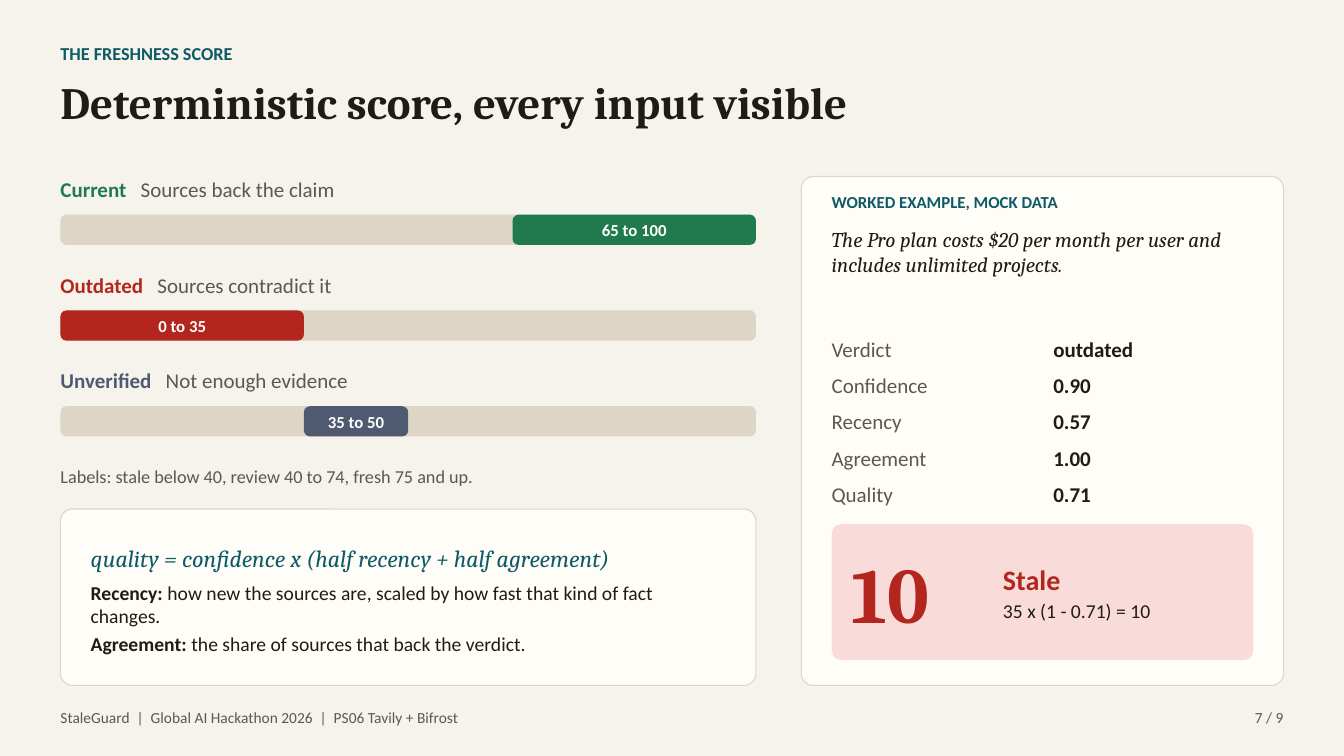
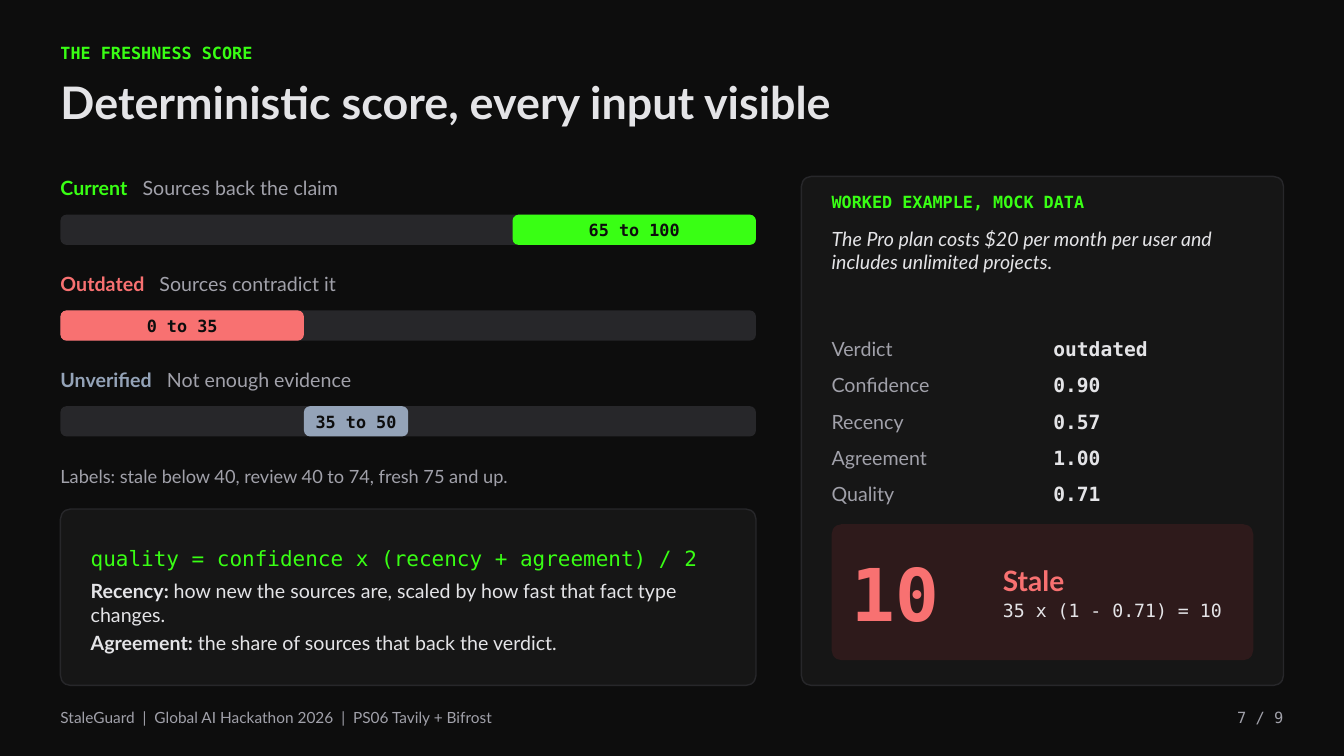
Before and after one commit to 6rzan/StaleGuard, a slide deck: slide 7 of docs/pitch/StaleGuard-pitch.pptx. Drawn at 1344x756 pixels with LibreOffice and Linux fonts; fonts in the diff are those of the drawing. Boxes give left, top, right and bottom in pixels: in the first picture for what was removed or moved away, otherwise in the second. Text is boxed around its words. In the diff, an @@ line names an element or a change of style, - is before the commit and + after.

Commit message:
docs: pitch deck in the new dark theme with Groq and xAI

```diff
--- a/docs/pitch/StaleGuard-pitch.pptx
+++ b/docs/pitch/StaleGuard-pitch.pptx
@@ background #F6F3EC to #0D0D0D @@
@@ text "THE FRESHNESS SCORE" at <box>60,46,252,60</box>: size 13 to 12 pt, font Calibri to DejaVu Sans Mono, text colour #0E5A66 to #39FF14; line spacing 15.6pt to 14.4pt @@
@@ text "Deterministic score, every input visible" at <box>60,85,831,127</box>: font Cambria to Lato, text colour #1F1B16 to #E4E4E7 @@
@@ text "Current Sources back the claim" at <box>60,180,339,195</box>: size 15 to 14 pt, font Calibri to Lato; text colour #1F7A4D to #39FF14 in "Current"; text colour #5E574C to #A1A1AA in "Sources back the claim"; line spacing 18pt to 16.8pt @@
@@ rounded rectangle at <box>802,176,1284,686</box>: fill #FFFDF8 to #161616; outline #DDD5C6 0.75 pt to #27272A 1 pt; proportions changed @@
@@ text "WORKED EXAMPLE, MOCK DATA" at <box>832,195,1084,211</box>: font Calibri to DejaVu Sans Mono, text colour #0E5A66 to #39FF14 @@
@@ rounded rectangle at <box>512,215,756,245</box>: fill #1F7A4D to #39FF14 @@
@@ text "The Pro plan costs $20 ..." at <box>832,230,1212,273</box>: size 15 to 14 pt, font Cambria to Lato, text colour #1F1B16 to #E4E4E7; line spacing 18pt to 16.8pt @@
@@ text "Outdated Sources contradict it" at <box>60,276,336,291</box>: size 15 to 14 pt, font Calibri to Lato; text colour #B3261E to #F87171 in "Outdated"; text colour #5E574C to #A1A1AA in "Sources contradict it"; line spacing 18pt to 16.8pt @@
@@ rounded rectangle at <box>60,311,304,341</box>: fill #B3261E to #F87171 @@
@@ text "Unverified Not enough evidence" at <box>60,372,351,391</box>: size 15 to 14 pt, font Calibri to Lato; text colour #4F5A70 to #94A3B8 in "Unverified"; text colour #5E574C to #A1A1AA in "Not enough evidence"; line spacing 18pt to 16.8pt @@
@@ fill #DDD5C6 to #27272A in 3 elements at <box>60,215,756,245</box>, <box>60,311,756,341</box>, <box>60,406,756,437</box> @@
@@ font Calibri to DejaVu Sans Mono, text colour #FFFFFF to #0D0D0D in 3 elements at <box>589,223,679,237</box>, <box>147,319,217,333</box>, <box>316,415,396,428</box> @@
@@ rounded rectangle at <box>304,406,408,437</box>: fill #4F5A70 to #94A3B8 @@
@@ text "Labels: stale below 40, review ..." at <box>60,469,508,486</box>: font Calibri to Lato, text colour #5E574C to #A1A1AA @@
@@ size 15 to 14 pt, font Calibri to Lato, text colour #5E574C to #A1A1AA; line spacing 18pt to 16.8pt in 5 elements at <box>832,341,893,356</box>, <box>832,377,930,392</box>, <box>832,415,904,433</box>, <box>832,451,927,469</box>, <box>832,486,895,505</box> @@
@@ size 15 to 14 pt, font Calibri to DejaVu Sans Mono, text colour #1F1B16 to #E4E4E7; line spacing 18pt to 16.8pt in 5 elements at <box>1053,341,1147,357</box>, <box>1053,377,1100,393</box>, <box>1053,414,1100,430</box>, <box>1053,450,1100,466</box>, <box>1053,486,1100,502</box> @@
@@ rounded rectangle at <box>60,509,756,686</box>: fill #FFFDF8 to #161616; outline #DDD5C6 0.75 pt to #27272A 1 pt; proportions changed @@
@@ rounded rectangle at <box>832,524,1253,660</box>: fill #F9DCDA to #2E1A1B @@
@@ text "10" at <box>852,567,940,622</box>: size 56 to 52 pt, font Cambria to DejaVu Sans Mono, text colour #B3261E to #F87171; line spacing 67.2pt to 62.4pt @@
@@ text "Stale" at <box>1003,570,1222,620</box>: font Calibri to Lato, text colour #B3261E to #F87171 in "Stale"; size 14 to 13 pt, font Calibri to DejaVu Sans Mono, text colour #1F1B16 to #E4E4E7 in "35 x (1 - 0.71) = 10"; line spacing 16.8pt to 15.6pt @@
@@ text at <box>91,550,697,626</box>: text changed; font Calibri to Lato; text colour #1F1B16 to #E4E4E7 @@
-quality = confidence x (half recency + half agreement)
-Recency: how new the sources are, scaled by how fast that kind of fact changes.
+quality = confidence x (recency + agreement) / 2
+Recency: how new the sources are, scaled by how fast that fact type changes.
@@ text at <box>91,635,557,654</box>: font Calibri to Lato, text colour #1F1B16 to #E4E4E7 in "Agreement: the share of sources that back ..." @@
@@ text "StaleGuard | Global AI Hackathon ..." at <box>60,711,492,726</box>: font Calibri to Lato, text colour #5E574C to #A1A1AA @@
@@ text "7 / 9" at <box>1237,711,1283,723</box>: font Calibri to DejaVu Sans Mono, text colour #5E574C to #A1A1AA @@
```
Also in this commit, not shown: 8 other slides changed, 2 other files.
